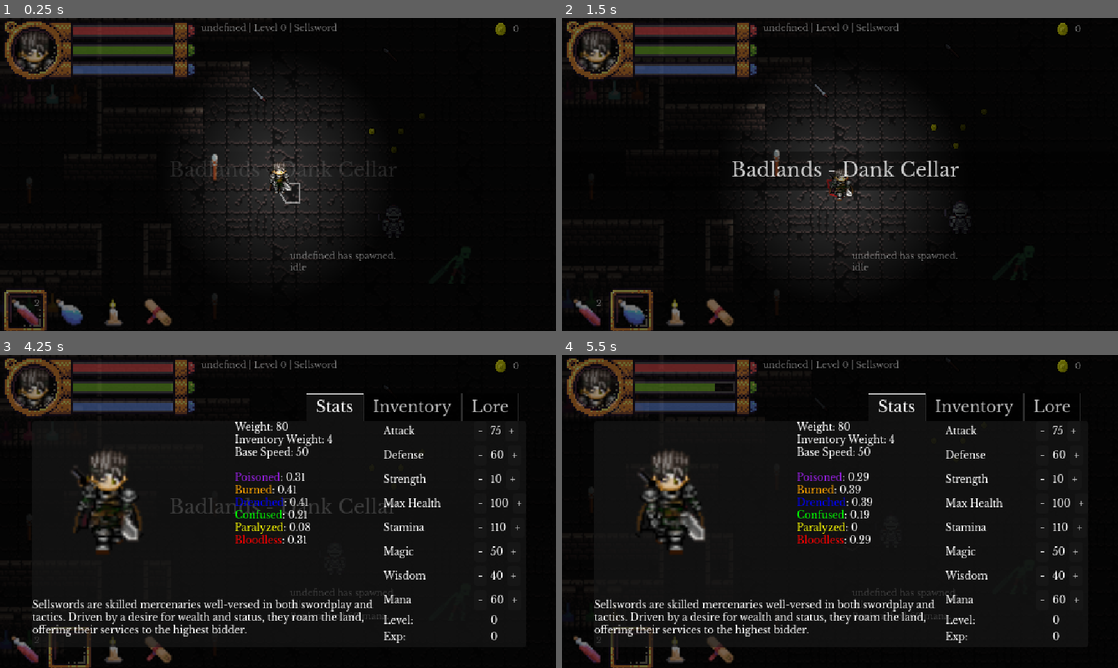
Above: before the commit, frames 1-4 (two rows, left to right).
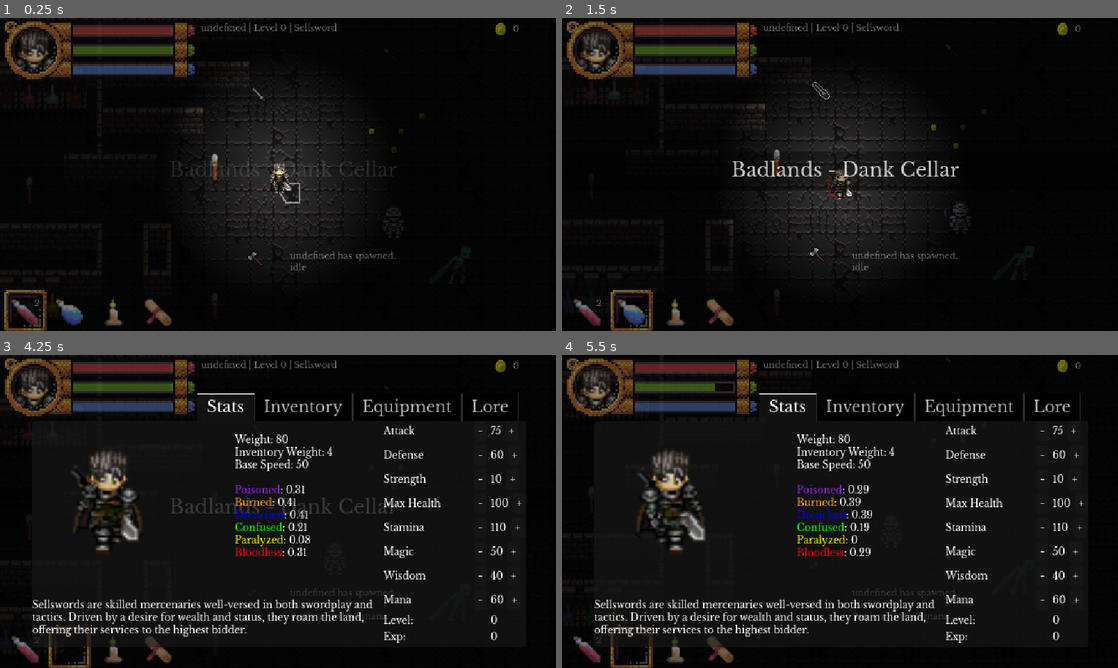
Above: after the commit, the same moments.

Repository: bbm-games/dankcryptic
Game: Godot game, scene res://game.tscn
Two runs of this game, one before a commit and one after it. Both use one fixed random seed, a clock stepped at 60 frames per second and the inputs below. This scene is started directly instead of the project's main scene.
Inputs (mouse positions are in pixels of both pictures, inside the frame that each line leads up to):
- Up to frame 1 (0.25 s): no input
- Up to frame 2 (1.5 s): move the mouse to (951, 55) at 0.52 s; press the mouse at (951, 55) at 0.53 s; hold Right (item_right) 0.53-1.28 s; tap E (chat) at 0.8, 1.35 s; move the mouse to (817, 93) at 1.27 s; release the mouse at (817, 93) at 1.28 s; hold S (walk_down) from 1.28 s (still down); click (817, 93) at 1.42 s
- Up to frame 3 (4.25 s): tap Up (item_consume) at 1.55, 3.8 s; move the mouse to (333, 442) at 2.02 s; release S (walk_down) at 2.03 s; hold Right (item_right) 2.03-2.78 s; hold Up (item_consume) 2.03-2.78 s; click (333, 442) at 2.3 s; move the mouse to (250, 574) at 2.77 s; hold W (walk_up) 2.78-3.53 s; click (250, 574) at 2.85 s; tap E (chat) at 3.05 s; move the mouse to (444, 558) at 3.52 s; hold Left (item_left) from 3.53 s (still down); hold Right mouse button (block) from 3.53 s (still down); tap Tab (playerMenu) at 4.15 s
- Up to frame 4 (5.5 s): move the mouse to (673, 464) at 4.27 s; release Right mouse button (block) at 4.28 s; tap E (chat) at 4.35, 5.3 s; click (673, 464) at 4.55 s; move the mouse to (867, 511) at 5.02 s; release Left (item_left) at 5.03 s; hold S (walk_down) from 5.03 s (still down); hold Space (dash) from 5.03 s (still down); click (867, 511) at 5.17 s

The runs differ from the first frame. In frame 1, less than 0.1% of the frame differs, in the area x 44-48%, y 74-80%; in frame 2, less than 0.1%; in frame 3, 3.1%; in frame 4, 3.1%, in the area x 35-82%, y 12-65%.

Commit message:
bug fix on shared shader on ground_items, updated equip options to work, created equip tab

Diff:
--- a/dungeon.gd
+++ b/dungeon.gd
@@ -20,6 +20,9 @@
 	item_instance.load_item('weapon2')
 	item_instance.position = get_node('treasure2').position
 
+	# The other way to load in item
+	get_node('treasure3').load_item('weapon13')
+
 # Called every frame. 'delta' is the elapsed time since the previous frame.
 func _process(delta):
 	pass
--- a/dungeon.tscn
+++ b/dungeon.tscn
@@ -15,6 +15,7 @@
 [ext_resource type="AudioStream" uid="uid://b865kmi44feuw" path="res://assets/sounds/Minifantasy_Dungeon_SFX/17_orc_atk_sword_1.wav" id="15_eeipt"]
 [ext_resource type="AudioStream" uid="uid://ckqrfhym0h1tk" path="res://assets/sounds/Minifantasy_Dungeon_SFX/25_orc_walk_stone_3.wav" id="16_kf05u"]
 [ext_resource type="AudioStream" uid="uid://d368enykfayyf" path="res://assets/sounds/Minifantasy_Dungeon_SFX/21_orc_damage_3.wav" id="16_o8bt7"]
+[ext_resource type="PackedScene" uid="uid://dywtovs1hwwfx" path="res://ground_item.tscn" id="17_ti4gq"]
 [ext_resource type="Texture2D" uid="uid://dtcm1ghr12nia" path="res://assets/DarkDungeon.png" id="DarkDungeon"]
 
 [sub_resource type="PhysicsMaterial" id="PhysicsMaterial_gdev4"]
@@ -793,6 +794,9 @@
 [node name="treasure2" type="Node2D" parent="."]
 position = Vector2(273, 73)
 
+[node name="treasure3" parent="." instance=ExtResource("17_ti4gq")]
+position = Vector2(273, 243)
+
 [connection signal="body_entered" from="npc1/npcBoundary" to="npc1" method="_on_npc_boundary_body_entered"]
 [connection signal="body_shape_exited" from="npc1/npcBoundary" to="npc1" method="_on_npc_boundary_body_shape_exited"]
 [connection signal="body_entered" from="goldPiece" to="goldPiece" method="_on_body_entered"]
--- a/game.gd
+++ b/game.gd
@@ -193,8 +193,11 @@
 	# set up this variable for smooth health bar transitions
 	health_target = player_data['current_health']
 
-	# set up the player inventory
+	# set up the player inventory tab
 	update_player_inventory()
+
+	# set up the player equipment tab
+	update_player_equipment()
 
 	# set up the player stats tab
 	update_player_stats_tab()
@@ -264,7 +267,7 @@
 
 	var otherstats = get_node("CanvasLayer2/playerMenu/Stats/VBoxContainer2/HBoxContainer/otherStats")
 	otherstats.clear()
-	otherstats.append_text("Weight: " + str(player_data['weight']))
+	otherstats.append_text("\nWeight: " + str(player_data['weight']))
 	otherstats.append_text("\nInventory Weight: " + str(player_data['inventory_weight']))
 	otherstats.append_text("\nBase Speed: " + str(base_speed))
 	otherstats.append_text('\n\n' + "[color=purple]Poisoned[/color]: " + str(snapped(player_data['statuses']['poisoned'], 0.01)))
@@ -319,6 +322,12 @@
 			get_node("%" + slot).texture = null
 			get_node("%" + slot).set_tooltip_text("")
 			get_node("%" + slot + '/Label').set_text("")
+
+# updates the player equipment
+# TODO: make this better
+func update_player_equipment():
+	get_node('CanvasLayer2/playerMenu/Equipment/HBoxContainer/RichTextLabel').set_text("")
+	get_node('CanvasLayer2/playerMenu/Equipment/HBoxContainer/RichTextLabel').set_text(JSON.stringify(player_data['equipment']))
 
 # updates the player inventory
 func update_player_inventory():
@@ -410,9 +419,9 @@
 				if 'talisman2' in item['slots']:
 					equipMenu.add_check_item("talisman2", 9)
 				if 'talisman3' in item['slots']:
-					equipMenu.add_check_item("talisman3", 9)
+					equipMenu.add_check_item("talisman3", 10)
 				if 'talisman4' in item['slots']:
-					equipMenu.add_check_item("talisman4", 10)
+					equipMenu.add_check_item("talisman4", 11)
 				itemButton.get_popup().add_child(equipMenu)
 				itemButton.get_popup().add_submenu_item("Equip", "equipMenu")
 				itemButton.get_popup().add_separator()
@@ -422,9 +431,6 @@
 		if "is_consumable" in item.keys():
 			if item['is_consumable']:
 				itemButton.get_popup().add_item("Consume", 1)
-
-		# all items will be discardable
-		itemButton.get_popup().add_item("Discard", 3)
 
 		# for items that are stackable
 		var itemButtonText = item['name']
@@ -439,6 +445,10 @@
 		# if the item is in an equipment slot
 		if item['id'] in player_data['equipment'].values():
 			itemButtonText += "\nequipped"
+			itemButton.get_popup().add_item("Unequip", 4)
+
+		# all items will be discardable
+		itemButton.get_popup().add_item("Discard", 3)
 
 		itemButton.set_text(itemButtonText)
 		itemButton.set_button_icon(load(item['sprite_data']))
@@ -448,8 +458,45 @@
 		itemButton.pressed.connect(buttonLoreShow.bind(item))
 		itemButton.get_popup().id_pressed.connect(inventoryItemPopupMenuPress.bind(item))
 
+func removeItemFromEquip(item):
+	# remove item if it's in an equipment slot
+	for key in player_data['equipment'].keys():
+		if player_data['equipment'][key] == item['id']:
+			player_data['equipment'][key] = null
+	update_player_equipment()
+
 func addItemToEquip(equip_index, item):
-	pass
+	# if the item is already equipped, remove it
+	removeItemFromEquip(item)
+
+	# now add the item overwriting another item that may be there
+	if equip_index == 1:
+		player_data['equipment']['head'] = item['id']
+	if equip_index == 2:
+		player_data['equipment']['back'] = item['id']
+	if equip_index == 3:
+		player_data['equipment']['torso'] = item['id']
+	if equip_index == 4:
+		player_data['equipment']['leftarm'] = item['id']
+	if equip_index == 5:
+		player_data['equipment']['rightarm'] = item['id']
+	if equip_index == 6:
+		player_data['equipment']['legs'] = item['id']
+	if equip_index == 7:
+		player_data['equipment']['feet'] = item['id']
+	if equip_index == 8:
+		player_data['equipment']['talisman1'] = item['id']
+	if equip_index == 9:
+		player_data['equipment']['talisman2'] = item['id']
+	if equip_index == 10:
+		player_data['equipment']['talisman3'] = item['id']
+	if equip_index == 11:
+		player_data['equipment']['talisman4'] = item['id']
+
+	get_node('CanvasLayer2/playerMenu/equipSound').play()
+
+	update_player_inventory()
+	update_player_equipment()
 
 func addItemToSlot(slot_index, item):
 	# try to remove item from quickslots if it's already in there
@@ -463,6 +510,7 @@
 	# add item to quickslot, possibly overwriting another item that was there
 	player_data['quick_slots']['slot'+str(slot_index+1)] = item['id']
 
+	get_node('HUDLayer/CanvasGroup/quickItemSwitchSound').play()
 	update_quick_slots()
 	update_player_inventory()
 
@@ -484,6 +532,7 @@
 	for key in player_data['quick_slots'].keys():
 		if item['id'] == player_data['quick_slots'][key]:
 			player_data['quick_slots'][key] = null
+			get_node('HUDLayer/CanvasGroup/quickItemSwitchSound').play()
 
 func inventoryItemPopupMenuPress(id, item):
 	if id == 1: # for consuming items
@@ -491,7 +540,10 @@
 		get_node("HUDLayer/CanvasGroup/quickItemConsumeSound").play()
 	if id == 3: # for discarding items
 		removeItemFromInventory(item)
-		get_node("HUDLayer/CanvasGroup/quickItemConsumeSound").play()
+		get_node('CanvasLayer2/playerMenu/discardSound').play()
+	if id == 4: # for unequipping items
+		removeItemFromEquip(item)
+		get_node('CanvasLayer2/playerMenu/unequipSound').play()
 
 	update_player_inventory()
 	update_quick_slots()
--- a/game.tscn
+++ b/game.tscn
@@ -27,6 +27,8 @@
 [ext_resource type="AudioStream" uid="uid://dpbyk5u4nr863" path="res://assets/sounds/coin.wav" id="20_e3m1t"]
 [ext_resource type="AudioStream" uid="uid://6s7thlqaga3i" path="res://assets/sounds/RPG_Essentials_Free/10_Battle_SFX/39_Block_03.wav" id="21_cbv0g"]
 [ext_resource type="AudioStream" uid="uid://dliuks0ccxw21" path="res://assets/sounds/Minifantasy_Dungeon_SFX/04_sack_open_2.wav" id="22_hjd6q"]
+[ext_resource type="AudioStream" uid="uid://g4b8v66lx6kh" path="res://assets/sounds/RPG_Essentials_Free/10_UI_Menu_SFX/070_Equip_10.wav" id="26_sghha"]
+[ext_resource type="AudioStream" uid="uid://gwdytccb2iog" path="res://assets/sounds/RPG_Essentials_Free/10_UI_Menu_SFX/071_Unequip_01.wav" id="27_dgr6r"]
 
 [sub_resource type="Animation" id="Animation_lro5q"]
 length = 0.001
@@ -1269,6 +1271,18 @@
 theme_override_font_sizes/mono_font_size = 9
 bbcode_enabled = true
 
+[node name="Equipment" type="HBoxContainer" parent="CanvasLayer2/playerMenu"]
+visible = false
+layout_mode = 2
+
+[node name="HBoxContainer" type="HBoxContainer" parent="CanvasLayer2/playerMenu/Equipment"]
+layout_mode = 2
+
+[node name="RichTextLabel" type="RichTextLabel" parent="CanvasLayer2/playerMenu/Equipment/HBoxContainer"]
+custom_minimum_size = Vector2(200, 0)
+layout_mode = 2
+bbcode_enabled = true
+
 [node name="Lore" type="HBoxContainer" parent="CanvasLayer2/playerMenu"]
 visible = false
 layout_mode = 2
@@ -1292,6 +1306,17 @@
 layout_mode = 2
 theme_override_fonts/normal_font = ExtResource("7_f521b")
 theme_override_font_sizes/normal_font_size = 10
+
+[node name="equipSound" type="AudioStreamPlayer" parent="CanvasLayer2/playerMenu"]
+stream = ExtResource("26_sghha")
+bus = &"Sounds"
+
+[node name="unequipSound" type="AudioStreamPlayer" parent="CanvasLayer2/playerMenu"]
+stream = ExtResource("27_dgr6r")
+bus = &"Sounds"
+
+[node name="discardSound" type="AudioStreamPlayer" parent="CanvasLayer2/playerMenu"]
+stream = ExtResource("22_hjd6q")
 
 [node name="hoverSound" type="AudioStreamPlayer" parent="."]
 stream = ExtResource("10_d3c5g")
--- a/ground_item.gd
+++ b/ground_item.gd
@@ -2,12 +2,17 @@
 
 var item_id = 'weapon5' # this is the default item id
 var is_ground_item = true
+var is_attackable = false
 var main_game_node # contains the root of the entire game
-var outline # outline shader
+#var outline # outline shader
+#signal highlight_item
+#signal unhighlight_item
 
 # Called when the node enters the scene tree for the first time.
 func _ready():
-	outline = preload("res://itemoutline.gdshader")
+	#highlight_item.connect(highlight.bind(get_node("Sprite2D")))
+	#unhighlight_item.connect(unhighlight.bind(get_node("Sprite2D")))
+	#outline = preload("res://itemoutline.gdshader")
 	main_game_node = get_tree().get_root().get_node('Node2D')
 
 func load_item(item_id_given):
@@ -32,8 +37,22 @@
 func _process(delta):
 	pass
 
+'''
+func highlight(item_sprite):
+	if item_sprite == get_node('Sprite2D'):
+		item_sprite.material.shader = outline
+
+func unhighlight(item_sprite):
+	if item_sprite == get_node('Sprite2D'):
+		item_sprite.material.shader = null
+'''
 func _on_mouse_entered():
-	get_node("Sprite2D").material.shader = outline
+	#emit_signal('highlight_item')
+	get_node("Sprite2D").material.set_shader_parameter('width',1)
+	#main_game_node.chatBoxAppend(item_id)
+	pass
 
 func _on_mouse_exited():
-	get_node("Sprite2D").material.shader = null
+	#emit_signal('unhighlight_item')
+	get_node("Sprite2D").material.set_shader_parameter('width',0)
+	pass
--- a/ground_item.tscn
+++ b/ground_item.tscn
@@ -1,12 +1,21 @@
-[gd_scene load_steps=5 format=3 uid="uid://dywtovs1hwwfx"]
+[gd_scene load_steps=6 format=3 uid="uid://dywtovs1hwwfx"]
 
 [ext_resource type="Script" path="res://ground_item.gd" id="1_pkmkb"]
+[ext_resource type="Shader" path="res://itemoutline.gdshader" id="2_q0ike"]
 
 [sub_resource type="PhysicsMaterial" id="PhysicsMaterial_tj0j6"]
 
 [sub_resource type="RectangleShape2D" id="RectangleShape2D_o1ttb"]
 
 [sub_resource type="ShaderMaterial" id="ShaderMaterial_hvjsb"]
+resource_local_to_scene = true
+shader = ExtResource("2_q0ike")
+shader_parameter/color = Color(1, 1, 1, 1)
+shader_parameter/width = 0.0
+shader_parameter/pattern = 0
+shader_parameter/inside = false
+shader_parameter/add_margins = true
+shader_parameter/number_of_images = Vector2(1, 1)
 
 [node name="ground_item" type="RigidBody2D"]
 z_index = 1
Not shown: 1 places in dungeon.tscn that only renumber resources
Not shown: 1 places in game.tscn that only renumber resources
